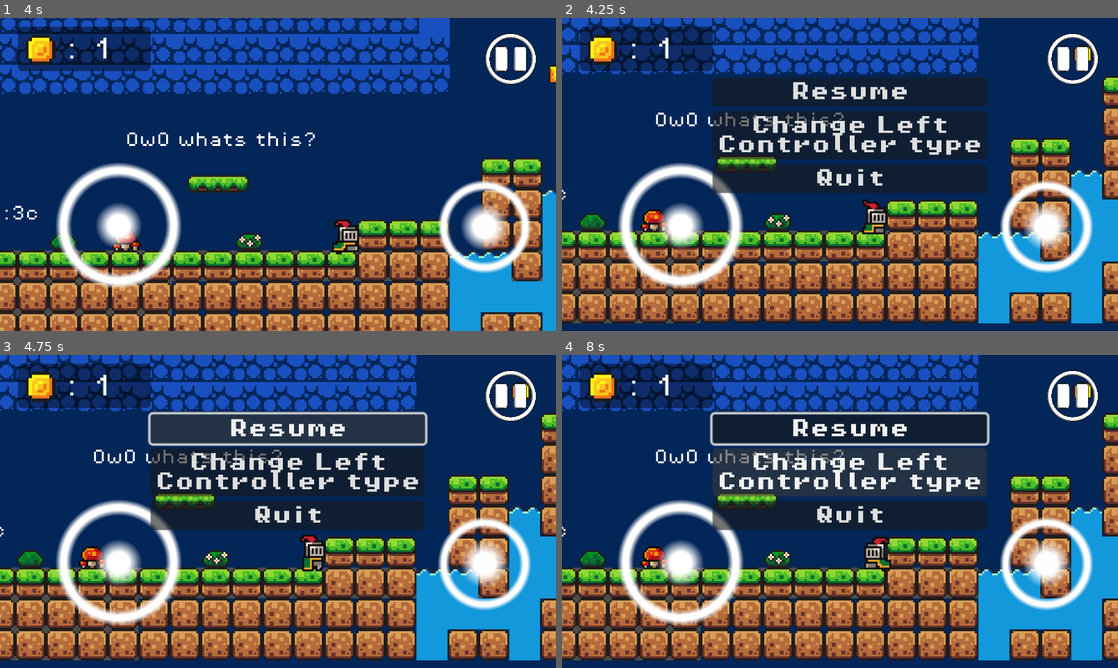
Above: before the commit, frames 1-4 (two rows, left to right).
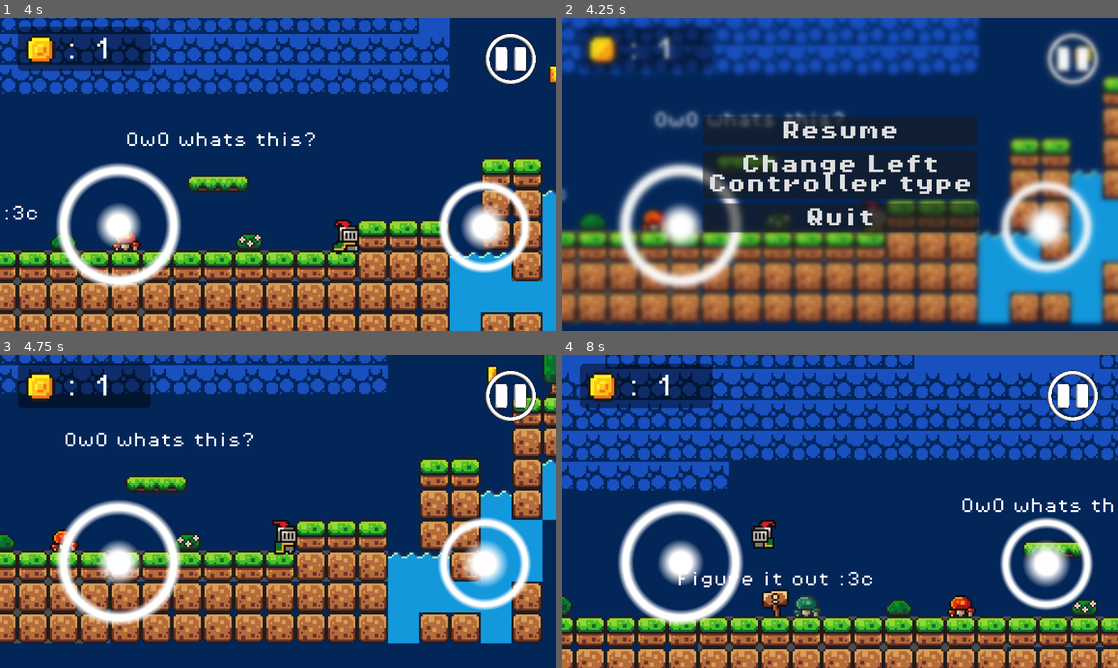
Above: after the commit, the same moments.

Repository: GyandwipDas/godot-4-Knight_of_Pixel
Game: Godot game, scene res://scenes/game.tscn
The game is run twice, just before and just after one commit, with the same random seed, the same clock (stepped at 60 frames per second) and the same inputs.
Inputs (mouse positions are in pixels of both pictures, inside the frame that each line leads up to):
- Up to frame 1 (4 s): move the mouse to (400, 158) at 0.52 s; hold D (move_right) 0.53-2.03 s; tap Space (jump) at 0.77, 1.52, 3.02, 3.77 s; move the mouse to (166, 190) at 1.27 s; move the mouse to (333, 105) at 2.02 s; hold A (move_left) 2.03-2.78 s; move the mouse to (250, 237) at 2.77 s; hold D (move_right) from 2.78 s (still down); move the mouse to (444, 221) at 3.52 s
- Up to frame 2 (4.25 s): keep holding D (move_right); tap Escape (pause) at 4.15 s
- Up to frame 3 (4.75 s): release D (move_right) at 4.25 s; click "Resume" at 4.25 s
- Up to frame 4 (8 s): move the mouse to (673, 464) at 5.02 s; hold A (move_left) 5.03-5.78 s; tap Space (jump) at 5.27, 6.77, 7.52 s; move the mouse to (867, 511) at 5.77 s; hold D (move_right) 5.78-6.53 s; move the mouse to (756, 433) at 6.52 s; hold A (move_left) from 6.53 s (still down); move the mouse to (962, 495) at 7.27 s

Frame 1 is identical in both runs. In frame 2, 45% of the frame differs, in the area x 0-100%, y 0-99%; in frame 3, 62%; in frame 4, 71%, in the area x 0-100%, y 0-100%.

Commit message:
added functionalities to resume and quit on pause menu

Diff:
--- a/scenes/game.tscn
+++ b/scenes/game.tscn
@@ -548,10 +548,11 @@
 
 [node name="PauseMenu" parent="HUD" instance=ExtResource("8_1qoxo")]
 visible = false
-offset_left = 312.0
-offset_top = 123.0
-offset_right = 312.0
-offset_bottom = 123.0
+anchors_preset = 8
+anchor_left = 0.5
+anchor_top = 0.5
+anchor_right = 0.5
+anchor_bottom = 0.5
 scale = Vector2(2.49405, 2.49405)
 
 [node name="TileMap" type="TileMap" parent="."]
--- a/scenes/pause_menu.tscn
+++ b/scenes/pause_menu.tscn
@@ -1,6 +1,12 @@
-[gd_scene load_steps=2 format=3 uid="uid://dqi6rphk30ugh"]
+[gd_scene load_steps=5 format=3 uid="uid://dqi6rphk30ugh"]
 
 [ext_resource type="FontFile" uid="uid://cc56avyn7x0s0" path="res://assets/fonts/PixelOperator8-Bold.ttf" id="1_baeaf"]
+[ext_resource type="Script" path="res://scripts/pause_menu.gd" id="1_uxrks"]
+[ext_resource type="Shader" path="res://shaders/pause_menu_blur.gdshader" id="2_3yuat"]
+
+[sub_resource type="ShaderMaterial" id="ShaderMaterial_4ir1n"]
+shader = ExtResource("2_3yuat")
+shader_parameter/amount = 2.5
 
 [node name="PauseMenu" type="Control"]
 layout_mode = 3
@@ -9,11 +15,36 @@
 anchor_bottom = 1.0
 grow_horizontal = 2
 grow_vertical = 2
+script = ExtResource("1_uxrks")
+
+[node name="ColorRect" type="ColorRect" parent="."]
+material = SubResource("ShaderMaterial_4ir1n")
+layout_mode = 1
+anchors_preset = 8
+anchor_left = 0.5
+anchor_top = 0.5
+anchor_right = 0.5
+anchor_bottom = 0.5
+offset_left = -576.0
+offset_top = -324.0
+offset_right = 576.0
+offset_bottom = 324.0
+grow_horizontal = 2
+grow_vertical = 2
 
 [node name="MarginContainer" type="MarginContainer" parent="."]
-layout_mode = 0
-offset_right = 40.0
-offset_bottom = 40.0
+layout_mode = 1
+anchors_preset = 8
+anchor_left = 0.5
+anchor_top = 0.5
+anchor_right = 0.5
+anchor_bottom = 0.5
+offset_left = -114.0
+offset_top = -48.0
+offset_right = 114.0
+offset_bottom = 48.0
+grow_horizontal = 2
+grow_vertical = 2
 
 [node name="VBoxContainer" type="VBoxContainer" parent="MarginContainer"]
 layout_mode = 2
@@ -34,3 +65,6 @@
 theme_override_fonts/font = ExtResource("1_baeaf")
 text = "Quit
 "
+
+[connection signal="pressed" from="MarginContainer/VBoxContainer/Resume" to="." method="_on_resume_pressed"]
+[connection signal="pressed" from="MarginContainer/VBoxContainer/Quit" to="." method="_on_quit_pressed"]
--- /dev/null
+++ b/scripts/pause_menu.gd
@@ -0,0 +1,20 @@
+extends Control
+@onready var game_manager = %GameManager
+
+
+# Called when the node enters the scene tree for the first time.
+func _ready():
+	pass # Replace with function body.
+
+
+# Called every frame. 'delta' is the elapsed time since the previous frame.
+func _process(delta):
+	pass
+
+
+func _on_resume_pressed():
+	game_manager.pauseGame()
+
+
+func _on_quit_pressed():
+	get_tree().quit()
--- /dev/null
+++ b/shaders/pause_menu_blur.gdshader
@@ -0,0 +1,14 @@
+shader_type canvas_item;
+
+uniform sampler2D screen_texture : hint_screen_texture, filter_linear_mipmap;
+uniform float amount: hint_range(0.0, 5.0);
+
+void fragment() {
+	vec4 color = textureLod(screen_texture, SCREEN_UV, amount);
+	COLOR = color;
+}
+
+//void light() {
+	// Called for every pixel for every light affecting the CanvasItem.
+	// Uncomment to replace the default light processing function with this one.
+//}
